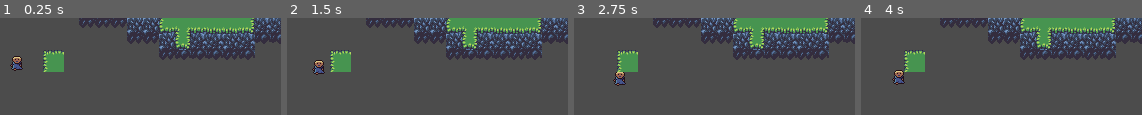
Above: before the commit, frames 1-4 (left to right).
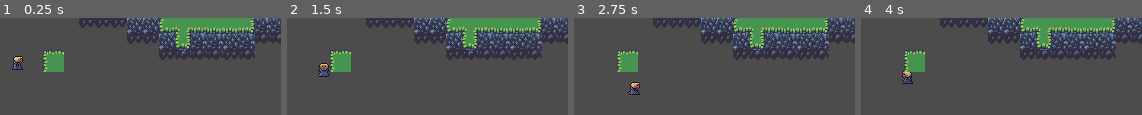
Above: after the commit, the same moments.

Repository: garrettwidner/Zeldalike
Game: Godot game, scene res://player/test.tscn
The game is run twice, just before and just after one commit, with the same random seed, the same clock (stepped at 60 frames per second) and the same inputs.
Inputs:
- Up to frame 1 (0.25 s): no input
- Up to frame 2 (1.5 s): tap Enter at 0.5 s; hold Right (right) 0.53-1.28 s; hold Down (down) from 1.28 s (still down)
- Up to frame 3 (2.75 s): release Down (down) at 2.03 s; hold Right (right) from 2.03 s (still down)
- Up to frame 4 (4 s): release Right (right) at 2.78 s; hold Up (up) 2.78-3.53 s; tap Space at 3.5 s; hold Left (left) from 3.53 s (still down)

The runs differ from the first frame. In frame 1, 0.4% of the frame differs, in the area x 3-9%, y 39-55%; in frame 2, 0.8%; in frame 3, 0.9%, in the area x 13-24%, y 55-80%; in frame 4, 0.8%.

Commit message:
Got basic animation and directionality working

Diff:
--- /dev/null
+++ b/zeldalike/engine/direction.gd
@@ -0,0 +1,6 @@
+extends Node
+
+const LEFT : Vector2 = Vector2(-1,0)
+const RIGHT : Vector2 = Vector2(1,0)
+const UP : Vector2 = Vector2(0,-1)
+const DOWN : Vector2 = Vector2(0,1)
--- a/zeldalike/player/player.gd
+++ b/zeldalike/player/player.gd
@@ -1,10 +1,21 @@
 extends KinematicBody2D
 
-var speed : float = 20
+var speed : float = 33
+var input : Vector2 = Vector2(0,0)
+onready var anim : AnimationPlayer = $anim
+var facingdir : Vector2 = Vector2(0,0)
 
 func _process(delta):
-	var input: Vector2 = Vector2(0,0)
+	set_input()
+	set_facing_dir()
+	animate()
 
+
+	move_and_slide(input * speed, Vector2(0,-1))
+
+
+
+func set_input():
 	if Input.is_action_pressed("left"):
 		input.x = -1
 	elif Input.is_action_pressed("right"):
@@ -19,9 +30,29 @@
 	else:
 		input.y = 0
 
-	move_and_slide(input * speed, Vector2(0,-1))
+func set_facing_dir():
+	if input.x == 0 and input.y == 0:
+		return null
+	elif input.x == 1:
+		facingdir = dir.RIGHT
+	elif input.x == -1:
+		facingdir = dir.LEFT
+	elif input.y == 1:
+		facingdir = dir.DOWN
+	elif input.y == -1:
+		facingdir = dir.UP
 
-
-
+func animate():
+	match facingdir:
+		dir.UP:
+			anim.play("walkup")
+		dir.DOWN:
+			anim.play("walkdown")
+		dir.LEFT:
+			anim.play("walkleft")
+		dir.RIGHT:
+			anim.play("walkright")
+	if input.x == 0 and input.y == 0:
+		anim.stop(true)
 
 	pass
--- a/zeldalike/player/player.tscn
+++ b/zeldalike/player/player.tscn
@@ -1,10 +1,78 @@
-[gd_scene load_steps=4 format=2]
+[gd_scene load_steps=8 format=2]
 
 [ext_resource path="res://player/player.gd" type="Script" id=1]
 [ext_resource path="res://player/Iodan.png" type="Texture" id=2]
 
 [sub_resource type="RectangleShape2D" id=1]
 extents = Vector2( 6, 6 )
+
+[sub_resource type="Animation" id=2]
+resource_name = "walkdown"
+length = 2.0
+loop = true
+tracks/0/type = "value"
+tracks/0/path = NodePath("Sprite:frame")
+tracks/0/interp = 1
+tracks/0/loop_wrap = true
+tracks/0/imported = false
+tracks/0/enabled = true
+tracks/0/keys = {
+"times": PoolRealArray( 0.0343595, 0.5, 1, 1.5 ),
+"transitions": PoolRealArray( 1, 1, 1, 1 ),
+"update": 1,
+"values": [ 0, 1, 2, 1 ]
+}
+
+[sub_resource type="Animation" id=4]
+resource_name = "walkleft"
+length = 2.0
+loop = true
+tracks/0/type = "value"
+tracks/0/path = NodePath("Sprite:frame")
+tracks/0/interp = 1
+tracks/0/loop_wrap = true
+tracks/0/imported = false
+tracks/0/enabled = true
+tracks/0/keys = {
+"times": PoolRealArray( 0, 0.5, 1, 1.5 ),
+"transitions": PoolRealArray( 1, 1, 1, 1 ),
+"update": 1,
+"values": [ 12, 13, 14, 13 ]
+}
+
+[sub_resource type="Animation" id=5]
+resource_name = "walkright"
+length = 2.0
+loop = true
+tracks/0/type = "value"
+tracks/0/path = NodePath("Sprite:frame")
+tracks/0/interp = 1
+tracks/0/loop_wrap = true
+tracks/0/imported = false
+tracks/0/enabled = true
+tracks/0/keys = {
+"times": PoolRealArray( 0, 0.5, 1, 1.5 ),
+"transitions": PoolRealArray( 1, 1, 1, 1 ),
+"update": 1,
+"values": [ 8, 9, 10, 9 ]
+}
+
+[sub_resource type="Animation" id=3]
+resource_name = "walkup"
+length = 2.0
+loop = true
+tracks/0/type = "value"
+tracks/0/path = NodePath("Sprite:frame")
+tracks/0/interp = 1
+tracks/0/loop_wrap = true
+tracks/0/imported = false
+tracks/0/enabled = true
+tracks/0/keys = {
+"times": PoolRealArray( 0, 0.5, 1, 1.5 ),
+"transitions": PoolRealArray( 1, 1, 1, 1 ),
+"update": 1,
+"values": [ 4, 5, 6, 5 ]
+}
 
 [node name="player" type="KinematicBody2D"]
 script = ExtResource( 1 )
@@ -13,6 +81,14 @@
 texture = ExtResource( 2 )
 vframes = 4
 hframes = 4
+frame = 9
 
 [node name="CollisionShape2D" type="CollisionShape2D" parent="."]
 shape = SubResource( 1 )
+
+[node name="anim" type="AnimationPlayer" parent="."]
+playback_speed = 3.0
+anims/walkdown = SubResource( 2 )
+anims/walkleft = SubResource( 4 )
+anims/walkright = SubResource( 5 )
+anims/walkup = SubResource( 3 )
--- a/zeldalike/project.godot
+++ b/zeldalike/project.godot
@@ -18,6 +18,10 @@
 config/name="zeldalike"
 run/main_scene="res://player/test.tscn"
 config/icon="res://icon.png"
+
+[autoload]
+
+dir="*res://engine/direction.gd"
 
 [display]
 
